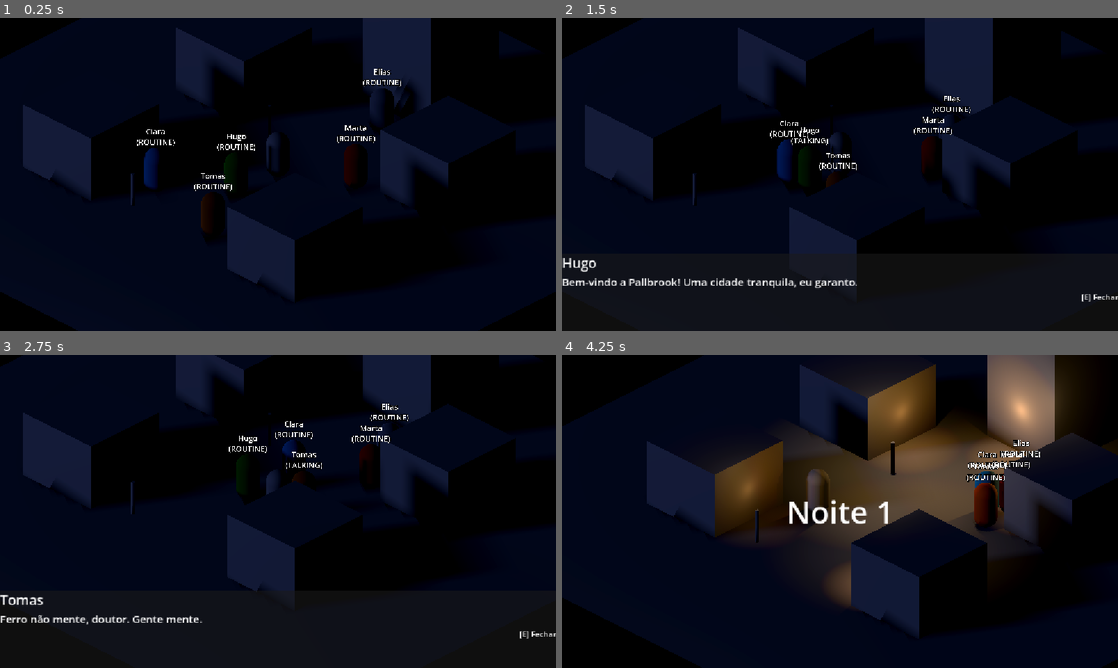
Above: before the commit, frames 1-4 (two rows, left to right).
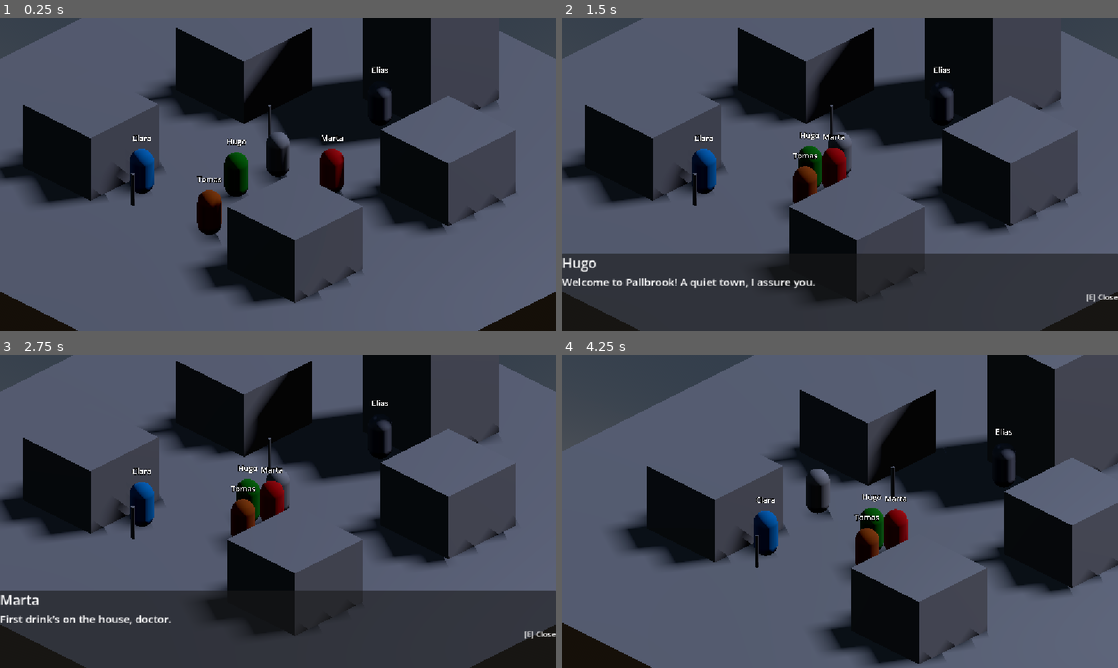
Above: after the commit, the same moments.

Repository: SauloAC/Pallbrook
Game: Godot game, scene res://scenes/mundo/Cidade.tscn
The game is run twice, just before and just after one commit, with the same random seed, the same clock (stepped at 60 frames per second) and the same inputs. The project has no main scene, so this scene is started directly.
Inputs:
- Up to frame 1 (0.25 s): no input
- Up to frame 2 (1.5 s): hold D (move_right) 0.53-1.28 s; hold E (interact) 0.53-1.28 s; tap Q (accuse, bound only after the commit) at 0.8, 1.35 s; hold S (move_down) from 1.28 s (still down)
- Up to frame 3 (2.75 s): tap E (interact) at 1.55 s; release S (move_down) at 2.03 s; hold D (move_right) from 2.03 s (still down); hold E (interact) from 2.03 s (still down); tap Q (accuse, bound only after the commit) at 2.3 s
- Up to frame 4 (4.25 s): release D (move_right) at 2.78 s; release E (interact) at 2.78 s; hold W (move_up) 2.78-3.53 s; tap Tab (notebook) at 2.85 s; tap E (interact) at 3.05 s; hold A (move_left) from 3.53 s (still down); hold Q (accuse, bound only after the commit) from 3.53 s (still down); tap Escape (ui_cancel) at 4.15 s

The runs differ from the first frame. In frame 1, 87% of the frame differs, in the area x 0-100%, y 0-100%; in frame 2, 86%; in frame 3, 83%; in frame 4, 91%.

Commit message:
Translate game to English

Diff:
--- a/autoload/EventBus.gd
+++ b/autoload/EventBus.gd
@@ -9,3 +9,5 @@
 signal hour_changed(hour: int)
 signal dialogue_started(speaker: String, text: String)
 signal dialogue_ended
+signal accusation_requested(npc: Node)
+signal game_ended(won: bool, message: String)
--- a/autoload/GameState.gd
+++ b/autoload/GameState.gd
@@ -8,6 +8,20 @@
 var in_dialogue := false
 var vampire_name := ""
 var clues: Array[String] = []
+var game_over := false
+
+func reset() -> void:
+	# Autoloads survive a scene reload, so their state must be cleared by hand
+	day = 1
+	hour = 8.0
+	is_night = false
+	exhaustion = 0.0
+	collapsed_in_street = false
+	in_dialogue = false
+	game_over = false
+	vampire_name = ""
+	night_events.clear()
+	clues.clear()
 
 func add_clue(text: String) -> void:
 	if text in clues:
--- a/data/npcs/clara.tres
+++ b/data/npcs/clara.tres
@@ -15,6 +15,6 @@
 22: "Casa1"
 })
 home = "Casa1"
-dialogue_lines = Array[String](["Estou costurando um vestido novo. Para um enterro, infelizmente.", "Não saio depois que escurece. Ninguém deveria."])
+dialogue_lines = Array[String](["I’m sewing a new dress. For a funeral, sadly.", "I don’t go out after dark. No one should."])
 clue_trait = "fiapos de linha"
 metadata/_custom_type_script = "uid://dl651qayo3ngb"
--- a/data/npcs/hugo.tres
+++ b/data/npcs/hugo.tres
@@ -15,6 +15,6 @@
 20: "Casa2"
 })
 home = "Casa2"
-dialogue_lines = Array[String](["Bem-vindo a Pallbrook! Uma cidade tranquila, eu garanto.", "Se ouvir boatos, ignore. O povo daqui adora uma história."])
+dialogue_lines = Array[String](["Welcome to Pallbrook! A quiet town, I assure you.", "If you hear rumors, ignore them. People here love a good story."])
 clue_trait = "tinta de carimbo"
 metadata/_custom_type_script = "uid://dl651qayo3ngb"
--- a/data/npcs/marta.tres
+++ b/data/npcs/marta.tres
@@ -12,6 +12,6 @@
 9: "Taverna"
 })
 home = "Taverna"
-dialogue_lines = Array[String](["Primeira bebida por conta da casa, doutor.", "Ouvi passos no telhado ontem. Gatos, deve ser… gatos."])
+dialogue_lines = Array[String](["First drink’s on the house, doctor.", "I heard footsteps on the roof last night. Cats, must be... cats."])
 clue_trait = "manchas de vinho"
 metadata/_custom_type_script = "uid://dl651qayo3ngb"
--- a/data/npcs/padre.tres
+++ b/data/npcs/padre.tres
@@ -15,6 +15,6 @@
 21: "Igreja"
 })
 home = "Igreja"
-dialogue_lines = Array[String](["Que Deus o proteja, doutor. As noites aqui andam longas demais.", "Rezo por esta cidade todas as manhãs. Ultimamente, rezo mais."])
+dialogue_lines = Array[String](["May God protect you, doctor. The nights here have grown too long.", "I pray for this town every morning. Lately, I pray more."])
 clue_trait = "cera de vela"
 metadata/_custom_type_script = "uid://dl651qayo3ngb"
--- a/data/npcs/tomas.tres
+++ b/data/npcs/tomas.tres
@@ -14,6 +14,6 @@
 22: "Casa2"
 })
 home = "Casa2"
-dialogue_lines = Array[String](["Ferro não mente, doutor. Gente mente.", "Martelo o dia todo. À noite, durmo pesado… ou quase."])
+dialogue_lines = Array[String](["Iron doesn’t lie, doctor. People do.", "I hammer all day. At night I sleep like a rock... almost."])
 clue_trait = "fuligem de forja"
 metadata/_custom_type_script = "uid://dl651qayo3ngb"
--- a/project.godot
+++ b/project.godot
@@ -60,6 +60,11 @@
 "events": [Object(InputEventKey,"resource_local_to_scene":false,"resource_name":"","device":-1,"window_id":0,"alt_press …(195 unchanged characters)…
 ]
 }
+accuse={
+"deadzone": 0.2,
+"events": [Object(InputEventKey,"resource_local_to_scene":false,"resource_name":"","device":-1,"window_id":0,"alt_pressed":false,"shift_pressed":false,"ctrl_pressed":false,"meta_pressed":false,"pressed":false,"keycode":0,"physical_keycode":81,"key_label":0,"unicode":113,"location":0,"echo":false,"script":null)
+]
+}
 
 [physics]
 
--- a/scenes/mundo/Cidade.tscn
+++ b/scenes/mundo/Cidade.tscn
@@ -18,6 +18,7 @@
 [ext_resource type="Resource" uid="uid://b32sbhwo8rmh6" path="res://data/npcs/hugo.tres" id="15_ervra"]
 [ext_resource type="Script" uid="uid://dly1apg7e36vd" path="res://scripts/ui/DialogueBox.gd" id="16_fm4th"]
 [ext_resource type="Script" uid="uid://c4hmcrjf3pqp1" path="res://scripts/ui/Notebook.gd" id="18_mequr"]
+[ext_resource type="Script" uid="uid://cqh3p8bipx8e" path="res://scripts/ui/Accusation.gd" id="19_ervra"]
 
 [sub_resource type="ProceduralSkyMaterial" id="ProceduralSkyMaterial_tslrp"]
 sky_horizon_color = Color(0.66224277, 0.6717428, 0.6867428, 1)
@@ -91,6 +92,13 @@
 content_margin_bottom = 30.0
 bg_color = Color(0.050980393, 0.05882353, 0.101960786, 0.9019608)
 
+[sub_resource type="StyleBoxFlat" id="StyleBoxFlat_t2dwb"]
+content_margin_left = 30.0
+content_margin_top = 30.0
+content_margin_right = 30.0
+content_margin_bottom = 30.0
+bg_color = Color(0.050980393, 0.05882353, 0.101960786, 1)
+
 [node name="Cidade" type="Node3D" unique_id=917760355]
 
 [node name="Environment" type="Node3D" parent="." unique_id=578780014]
@@ -147,7 +155,7 @@
 transform = Transform3D(1, 0, 0, 0, 1, 0, 0, 0, 1, 0, 2.5, 0)
 billboard = 1
 no_depth_test = true
-text = "[E] Dormir"
+text = "[E] Sleep"
 font_size = 128
 outline_size = 24
 
@@ -230,22 +238,27 @@
 [node name="Elias" parent="Characters/NPCs" unique_id=2114807663 instance=ExtResource("10_p3xqx")]
 transform = Transform3D(1, 0, 0, 0, 1, 0, 0, 0, 1, 0, 0, -6)
 data = ExtResource("11_2n2no")
+show_state = false
 
 [node name="Marta" parent="Characters/NPCs" unique_id=213485090 instance=ExtResource("10_p3xqx")]
 transform = Transform3D(1, 0, 0, 0, 1, 0, 0, 0, 1, 3, 0, -1)
 data = ExtResource("12_fm4th")
+show_state = false
 
 [node name="Clara" parent="Characters/NPCs" unique_id=1183229265 instance=ExtResource("10_p3xqx")]
 transform = Transform3D(1, 0, 0, 0, 1, 0, 0, 0, 1, -3, 0, 5)
 data = ExtResource("13_t3jqk")
+show_state = false
 
 [node name="Tomas" parent="Characters/NPCs" unique_id=407762272 instance=ExtResource("10_p3xqx")]
 transform = Transform3D(1, 0, 0, 0, 1, 0, 0, 0, 1, 1.5, 0, 6)
 data = ExtResource("14_mequr")
+show_state = false
 
 [node name="Hugo" parent="Characters/NPCs" unique_id=1100674295 instance=ExtResource("10_p3xqx")]
 transform = Transform3D(1, 0, 0, 0, 1, 0, 0, 0, 1, 0, 0, 3)
 data = ExtResource("15_ervra")
+show_state = false
 
 [node name="Camera3D" type="Camera3D" parent="." unique_id=1656558175 node_paths=PackedStringArray("target")]
 transform = Transform3D(0.70710677, -0.35355338, 0.6123724, 0, 0.8660254, 0.5, -0.70710677, -0.35355338, 0.6123724, 10, 8.2, 10)
@@ -325,7 +338,7 @@
 [node name="Hint" type="Label" parent="UI/MorningSummary/Panel/VBox" unique_id=1257622518]
 layout_mode = 2
 theme_override_font_sizes/font_size = 18
-text = "[E] Continuar"
+text = "[E] Continue"
 horizontal_alignment = 1
 
 [node name="DialogueBox" type="CanvasLayer" parent="UI" unique_id=1691680637]
@@ -356,7 +369,7 @@
 
 [node name="Hint" type="Label" parent="UI/DialogueBox/Panel/VBox" unique_id=1498512158]
 layout_mode = 2
-text = "[E] Fechar"
+text = "[E] Close"
 horizontal_alignment = 2
 
 [node name="Notebook" type="CanvasLayer" parent="UI" unique_id=1241914915]
@@ -382,6 +395,7 @@
 
 [node name="Title" type="Label" parent="UI/Notebook/Panel/VBox" unique_id=827428489]
 layout_mode = 2
+text = "Casebook"
 
 [node name="Scroll" type="ScrollContainer" parent="UI/Notebook/Panel/VBox" unique_id=363098160]
 custom_minimum_size = Vector2(0, 320)
@@ -394,6 +408,44 @@
 
 [node name="Hint" type="Label" parent="UI/Notebook/Panel/VBox" unique_id=13740183]
 layout_mode = 2
+text = "[Tab] Close"
+
+[node name="Accusation" type="CanvasLayer" parent="UI" unique_id=445527340]
+script = ExtResource("19_ervra")
+
+[node name="Panel" type="PanelContainer" parent="UI/Accusation" unique_id=614301126]
+custom_minimum_size = Vector2(600, 300)
+anchors_preset = 8
+anchor_left = 0.5
+anchor_top = 0.5
+anchor_right = 0.5
+anchor_bottom = 0.5
+offset_left = -300.0
+offset_top = -150.0
+offset_right = 300.0
+offset_bottom = 150.0
+grow_horizontal = 2
+grow_vertical = 2
+theme_override_styles/panel = SubResource("StyleBoxFlat_t2dwb")
+
+[node name="VBox" type="VBoxContainer" parent="UI/Accusation/Panel" unique_id=715690696]
+layout_mode = 2
+
+[node name="Title" type="Label" parent="UI/Accusation/Panel/VBox" unique_id=1604245535]
+layout_mode = 2
+size_flags_horizontal = 4
+theme_override_font_sizes/font_size = 32
+
+[node name="Body" type="Label" parent="UI/Accusation/Panel/VBox" unique_id=1819474698]
+custom_minimum_size = Vector2(540, 0)
+layout_mode = 2
+size_flags_horizontal = 4
+theme_override_font_sizes/font_size = 20
+autowrap_mode = 2
+
+[node name="Hint" type="Label" parent="UI/Accusation/Panel/VBox" unique_id=870668313]
+layout_mode = 2
+size_flags_horizontal = 4
 
 [node name="Locations" type="Node3D" parent="." unique_id=188944316]
 
--- a/scripts/cycle/DayNightCycle.gd
+++ b/scripts/cycle/DayNightCycle.gd
@@ -2,8 +2,8 @@
 
 @export var sun: DirectionalLight3D
 @export var world_environment: WorldEnvironment
-@export var seconds_per_hour := 3.0
-@export var start_hour := 19.0
+@export var seconds_per_hour := 60.0
+@export var start_hour := 8.0
 @export var day_start_hour := 6.0
 @export var night_start_hour := 20.0
 @export var exhaustion_start_hour := 0.0
@@ -67,7 +67,7 @@
 		GameState.exhaustion = 0.0
 
 func _collapse() -> void:
-	GameState.add_night_event("Você desmaiou na rua. Alguém pode ter visto o doutor caído.")
+	GameState.add_night_event("You collapsed in the street. Someone may have seen the doctor lying there.")
 	GameState.collapsed_in_street = true
 	EventBus.player_collapsed.emit()
 	_skip_to_morning()
@@ -75,7 +75,7 @@
 func _on_player_slept() -> void:
 	if is_collapsing:
 		return
-	GameState.add_night_event("Você dormiu na clínica.")
+	GameState.add_night_event("You slept at the clinic.")
 	_skip_to_morning()  # Slept safely: no consequence
 
 func _skip_to_morning() -> void:
--- a/scripts/cycle/VampireDirector.gd
+++ b/scripts/cycle/VampireDirector.gd
@@ -1,5 +1,5 @@
 extends Node
-@export_range(0.0, 1.0) var servant_chance := 0.0
+@export_range(0.0, 1.0) var servant_chance := 0.35
 @export_range(0.0, 1.0) var clue_reliability := 0.75  # Chance the trace points to the real vampire
 
 # Picks the secret vampire and decides what they do each night
@@ -20,12 +20,14 @@
 		return
 	vampire = npcs.pick_random()
 	GameState.vampire_name = vampire.data.npc_name
-	print("[DEBUG] The vampire is: ", GameState.vampire_name)
+	#print("[DEBUG] The vampire is: ", GameState.vampire_name)
 
 
 func _on_phase_changed(is_night: bool) -> void:
 	# Act at dawn: whatever happened "during the night" is discovered now
 	if is_night or vampire == null:
+		return
+	if GameState.game_over:
 		return
 	_night_action()
 
@@ -36,6 +38,7 @@
 		if npc != vampire and npc.is_alive() and not npc.is_servant:
 			victims.append(npc)
 	if victims.is_empty():
+		_check_town_lost()
 		return
 	var victim = victims.pick_random()
 	var victim_name: String = victim.data.npc_name
@@ -43,13 +46,13 @@
 	# Sometimes convert instead of kill (only if there is still someone else to hunt)
 	if victims.size() > 1 and randf() < servant_chance:
 		victim.make_servant()
-		GameState.add_night_event("Durante a noite, um vulto foi visto perto da casa de %s." % victim_name)
+		GameState.add_night_event("During the night, a figure was seen near %s's house." % victim_name)
 		print("[DEBUG] %s became a servant" % victim_name)
-		GameState.add_clue("Manhã do Dia %d: um vulto foi visto perto da casa de %s." % [GameState.day, victim_name])
+		GameState.add_clue("Morning of Day %d: a figure was seen near %s's house." % [GameState.day, victim_name])
 	else:
 		victim.die(_pick_trace(victim))
-		GameState.add_night_event("%s amanheceu sem vida na porta de casa." % victim_name)
-		GameState.add_clue("Manhã do Dia %d: %s morreu durante a noite." % [GameState.day, victim_name])
+		GameState.add_night_event("%s was found dead at their doorstep." % victim_name)
+		GameState.add_clue("Morning of Day %d: %s died during the night." % [GameState.day, victim_name])
 		EventBus.npc_died.emit(victim_name)
 
 
@@ -64,3 +67,10 @@
 	if others.is_empty():
 		return vampire.data.clue_trait
 	return others.pick_random().data.clue_trait
+
+
+func _check_town_lost() -> void:
+	for npc in get_tree().get_nodes_in_group("npcs"):
+		if npc != vampire and npc.is_alive() and not npc.is_servant:
+			return  # Someone is still free
+	EventBus.game_ended.emit(false, "No one in Pallbrook is free anymore. %s has won." % vampire.data.npc_name)
--- a/scripts/jogador/Jogador.gd
+++ b/scripts/jogador/Jogador.gd
@@ -48,9 +48,13 @@
 
 
 func _unhandled_input(event: InputEvent) -> void:
-	if GameState.in_dialogue:
+	if GameState.in_dialogue or nearby_npc == null:
 		return
-	if event.is_action_pressed("interact") and nearby_npc:
+	if event.is_action_pressed("interact"):
 		nearby_npc.set_highlighted(false)
 		nearby_npc.talk(self)
 		get_viewport().set_input_as_handled()
+	elif event.is_action_pressed("accuse") and nearby_npc.is_alive():
+		nearby_npc.set_highlighted(false)
+		EventBus.accusation_requested.emit(nearby_npc)
+		get_viewport().set_input_as_handled()
--- a/scripts/npc/NPC.gd
+++ b/scripts/npc/NPC.gd
@@ -95,11 +95,11 @@
 	if show_state:
 		text += "\n(%s)" % State.keys()[state]
 	if show_state and is_servant:
-		text += " [SERVO]"  # Debug only
+		text += " [SERVANT]"  # Debug only
 	if highlighted and state == State.ROUTINE:
-		text += "\n[E] Falar"
+		text += "\n[E] Talk   [Q] Accuse"
 	elif highlighted and state == State.DEAD and not examined:
-		text += "\n[E] Examinar"
+		text += "\n[E] Examine"
 	name_label.text = text
 
 func can_talk() -> bool:
@@ -131,7 +131,7 @@
 		line = data.dialogue_lines[line_index % data.dialogue_lines.size()]
 		line_index += 1
 	if data:
-		GameState.add_clue("%s disse: \"%s\"" % [data.npc_name, line])
+		GameState.add_clue("%s said: \"%s\"" % [data.npc_name, line])
 	EventBus.dialogue_started.emit(data.npc_name if data else String(name), line)
 
 
@@ -158,9 +158,9 @@
 		return "..."
 	var suspect: String = suspects.pick_random().data.npc_name
 	var lies := [
-		"Já reparou como o %s anda estranho ultimamente?",
-		"Eu não confiaria no %s se fosse você, doutor.",
-		"Vi o %s rondando por aí de madrugada.",
+		"Have you noticed how strange %s has been lately?",
+		"I wouldn't trust %s if I were you, doctor.",
+		"I saw %s wandering around late at night.",
 	]
 	return lies.pick_random() % suspect
 
@@ -281,7 +281,7 @@
 func _examine_body() -> void:
 	examined = true
 	_update_label()
-	var trace := body_trace if body_trace != "" else "nada de incomum"
-	var text := "Marcas de mordida no pescoço. Na roupa, vestígios de %s." % trace
-	GameState.add_clue("Corpo de %s: %s" % [data.npc_name, text])
-	EventBus.dialogue_started.emit("Corpo de %s" % data.npc_name, text)
+	var trace := body_trace if body_trace != "" else "nothing unusual"
+	var text := "Bite marks on the neck. On the clothes, traces of %s." % trace
+	GameState.add_clue("Body of %s: %s" % [data.npc_name, text])
+	EventBus.dialogue_started.emit("Body of %s" % data.npc_name, text)
--- /dev/null
+++ b/scripts/ui/Accusation.gd
@@ -0,0 +1,76 @@
+extends CanvasLayer
+
+enum Mode { HIDDEN, CONFIRM, RESULT }
+
+@onready var panel: Control = $Panel
+@onready var title: Label = $Panel/VBox/Title
+@onready var body: Label = $Panel/VBox/Body
+@onready var hint: Label = $Panel/VBox/Hint
+
+var mode := Mode.HIDDEN
+var suspect: Node = null
+
+
+func _ready() -> void:
+	process_mode = Node.PROCESS_MODE_ALWAYS  # Works while the game is paused
+	panel.visible = false
+	EventBus.accusation_requested.connect(_on_accusation_requested)
+	EventBus.game_ended.connect(_on_game_ended)
+
+
+func _on_accusation_requested(npc: Node) -> void:
+	if GameState.game_over or get_tree().paused:
+		return
+	suspect = npc
+	var accused: String = npc.data.npc_name
+	_show(Mode.CONFIRM, "Accuse %s?" % accused,
+		"You are about to name %s as the vampire in front of the whole town.\nThere is no going back." % accused,
+		"[E] Accuse      [Esc] Cancel")
+
+
+func _on_game_ended(won: bool, message: String) -> void:
+	GameState.game_over = true
+	var heading := "Pallbrook is saved" if won else "Pallbrook is lost"
+	_show(Mode.RESULT, heading, message, "[E] Play again")
+
+
+func _show(new_mode: Mode, heading: String, text: String, keys: String) -> void:
+	mode = new_mode
+	title.text = heading
+	body.text = text
+	hint.text = keys
+	panel.visible = true
+	get_tree().paused = true
+
+
+func _input(event: InputEvent) -> void:
+	if mode == Mode.CONFIRM:
+		if event.is_action_pressed("interact"):
+			get_viewport().set_input_as_handled()
+			_resolve()
+		elif event.is_action_pressed("ui_cancel"):
+			get_viewport().set_input_as_handled()
+			mode = Mode.HIDDEN
+			panel.visible = false
+			get_tree().paused = false
+	elif mode == Mode.RESULT and event.is_action_pressed("interact"):
+		get_viewport().set_input_as_handled()
+		GameState.reset()
+		get_tree().paused = false
+		get_tree().reload_current_scene()  # Fresh town, new vampire
+
+
+func _resolve() -> void:
+	var accused: String = suspect.data.npc_name
+	if accused == GameState.vampire_name:
+		EventBus.game_ended.emit(true, "You unmasked %s on Day %d. %d townspeople survived." % [accused, GameState.day, _survivors()])
+	else:
+		EventBus.game_ended.emit(false, "%s was innocent. The real vampire was %s, and now they know you're onto them." % [accused, GameState.vampire_name])
+
+
+func _survivors() -> int:
+	var count := 0
+	for npc in get_tree().get_nodes_in_group("npcs"):
+		if npc.is_alive() and not npc.is_servant and npc.data.npc_name != GameState.vampire_name:
+			count += 1
+	return count
--- a/scripts/ui/MorningSummary.gd
+++ b/scripts/ui/MorningSummary.gd
@@ -20,9 +20,11 @@
 	_show_summary()
 
 func _show_summary() -> void:
-	title.text = "Manhã do Dia %d" % GameState.day
+	if GameState.game_over:
+		return
+	title.text = "Morning of Day %d" % GameState.day
 	if GameState.night_events.is_empty():
-		body.text = "A noite passou em silêncio."
+		body.text = "The night passed in silence."
 	else:
 		body.text = "• " + "\n• ".join(PackedStringArray(GameState.night_events))
 	panel.visible = true
--- a/scripts/ui/Notebook.gd
+++ b/scripts/ui/Notebook.gd
@@ -21,7 +21,7 @@
 
 func _open() -> void:
 	if GameState.clues.is_empty():
-		entries.text = "Nenhuma pista ainda."
+		entries.text = "No clues yet."
 	else:
 		entries.text = "• " + "\n\n• ".join(PackedStringArray(GameState.clues))
 	panel.visible = true
--- a/scripts/ui/PhaseBanner.gd
+++ b/scripts/ui/PhaseBanner.gd
@@ -15,7 +15,7 @@
 	create_tween().tween_property(fade, "modulate:a", 1.0, 1.5)  # Fade to black
 
 func _on_phase_changed(is_night: bool) -> void:
-	label.text = ("Noite %d" if is_night else "Dia %d") % GameState.day
+	label.text = ("Night %d" if is_night else "Day %d") % GameState.day
 	var tween := create_tween()
 	tween.tween_property(label, "modulate:a", 1.0, 1.0)
 	tween.tween_interval(2.0)
Not shown, added: scripts/ui/Accusation.gd.uid
